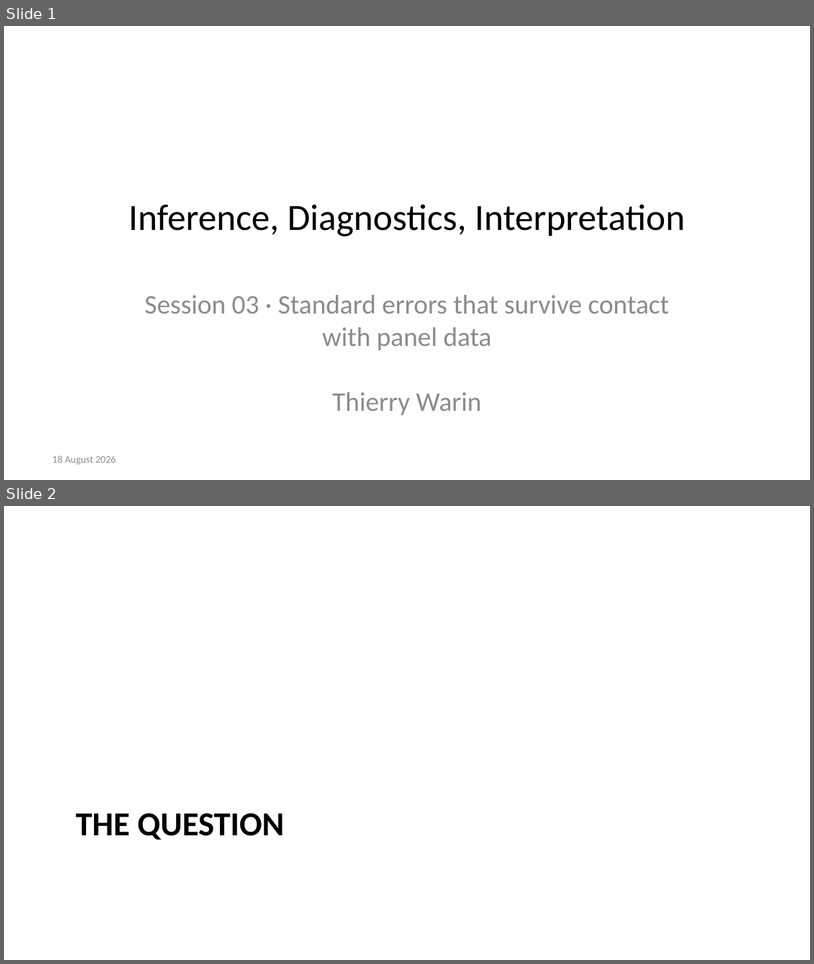
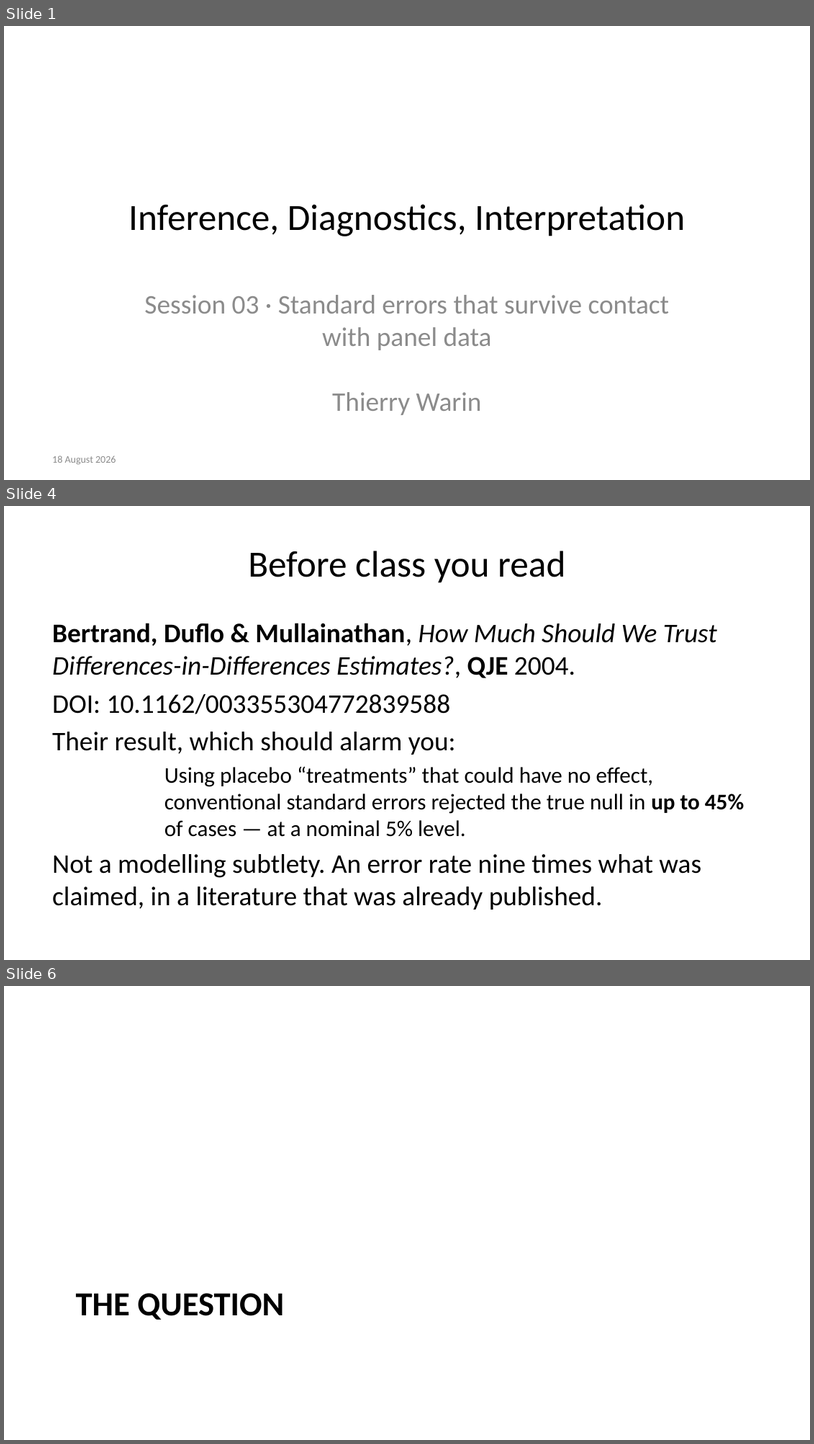
Before and after one commit to warint/quantitative-methods, a slide deck: 03-inference-diagnostics-interpretation/slides.pptx. Shown one above the other, each under a label of ours: slides 1 and 2 before the commit, slides 1, 4 and 6 after it; the slides between them are not shown. The pictures are 814x964 and 814x1444 pixels, drawn with LibreOffice and Linux fonts; fonts in the diff are those of the drawing. Boxes give left, top, right and bottom in pixels: in the first picture for what was removed or moved away, otherwise in the second. Text is boxed around its words. In the diff, an @@ line names an element or a change of style, - is before the commit and + after.

```diff
--- a/03-inference-diagnostics-interpretation/slides.pptx
+++ b/03-inference-diagnostics-interpretation/slides.pptx
@@ slide 4 added at (x1=4, y1=506, x2=810, y2=960), background #FFFFFF @@
@@ title added at (x1=248, y1=551, x2=566, y2=583), 33 pt, text #000000 @@
+Before class you read
@@ text added at (x1=52, y1=623, x2=744, y2=909), 24 pt, text #000000 @@
+Bertrand, Duflo & Mullainathan, How Much Should We Trust Differences-in-Differences Estimates?, QJE 2004.
+DOI: 10.1162/003355304772839588
+Their result, which should alarm you:
+Using placebo “treatments” that could have no effect, conventional standard errors rejected the true null in up to 45% of cases — at a nominal 5% level.
+Not a modelling subtlety. An error rate nine times what was claimed, in a literature that was already published.
@@ what was slide 2 is now slide 6 @@
```
Also in this commit, not shown: 2 slides changed, 7 other slides added, 23 other files.
